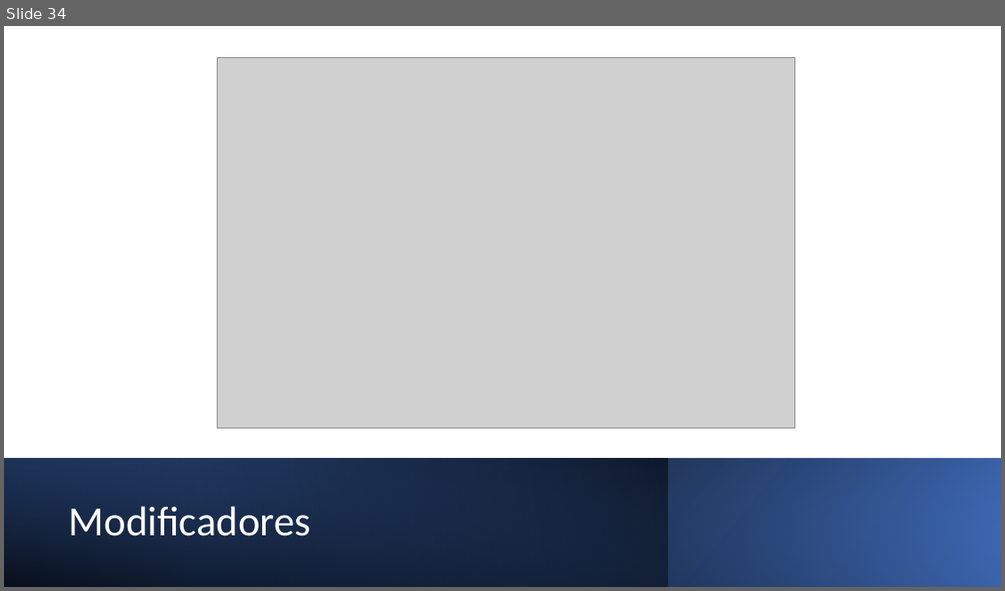
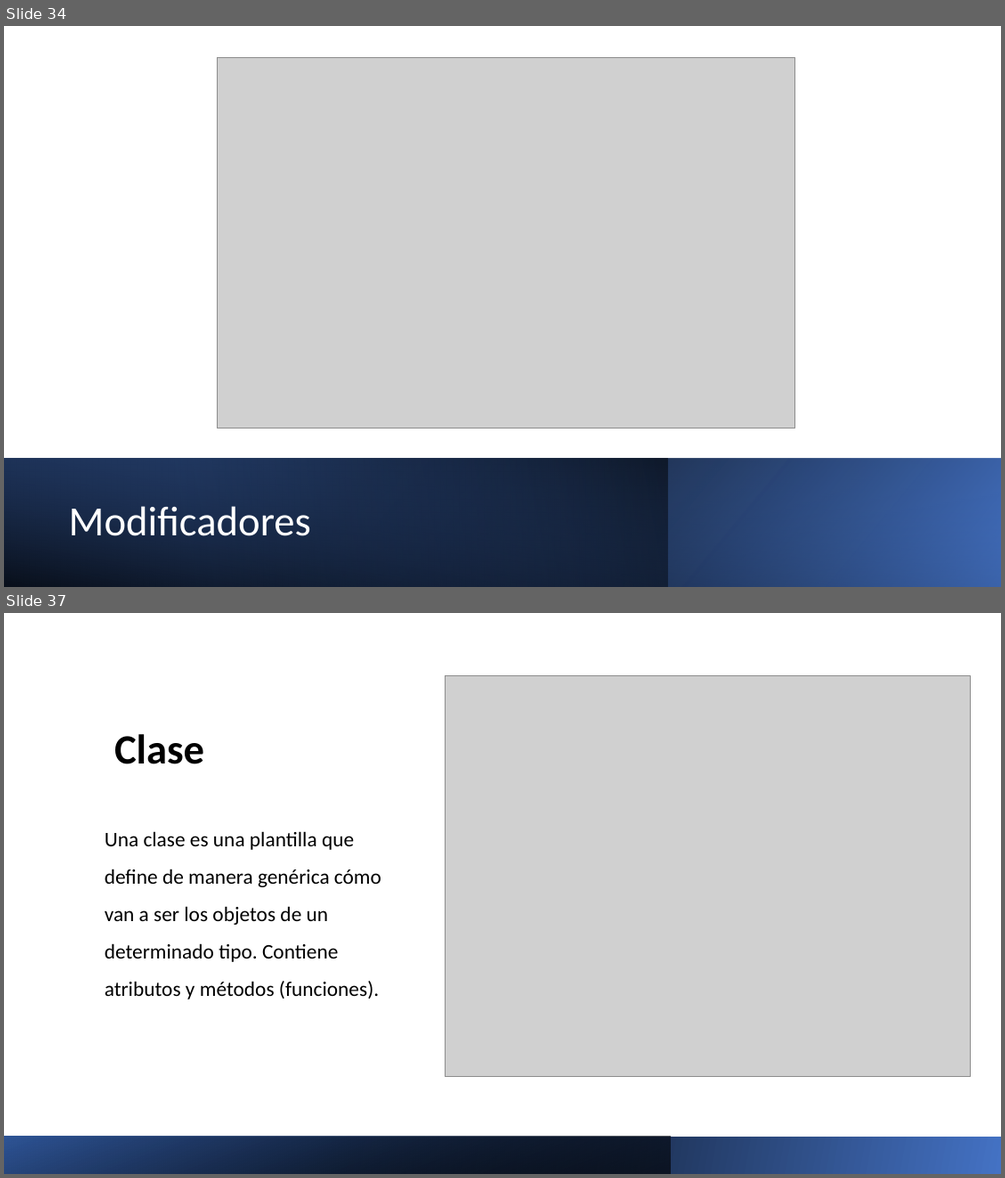
Before and after one commit to Charris1904/automation-qa-sessions, a slide deck: files/1. Java.pptx. Shown one above the other, each under a label of ours: slide 34 before the commit, slides 34 and 37 after it; the slides between them are not shown. The pictures are 1005x591 and 1005x1178 pixels, drawn with LibreOffice and Linux fonts; fonts in the diff are those of the drawing; grey boxes stand for pictures. Boxes give left, top, right and bottom in pixels: in the first picture for what was removed or moved away, otherwise in the second. Text is boxed around its words. In the diff, an @@ line names an element or a change of style, - is before the commit and + after.

```diff
--- a/files/1. Java.pptx
+++ b/files/1. Java.pptx
@@ slide 37 added at (4, 613, 1001, 1174), background #FFFFFF @@
@@ picture added at (445, 676, 971, 1076) @@
@@ title added at (114, 734, 204, 764), 40 pt, text #000000, bold @@
+Clase
@@ text added at (105, 831, 381, 999), 20 pt, text #000000 @@
+Una clase es una plantilla que define de manera genérica cómo van a ser los objetos de un determinado tipo. Contiene atributos y métodos (funciones).
@@ rectangle added at (4, 1136, 1001, 1174), fill gradient #4472C4 to #000000 @@
@@ rectangle added at (4, 1136, 671, 1174), fill gradient #000000 to #2F5597 @@
```
Also in this commit, not shown: 4 other slides added, 11 other files.
